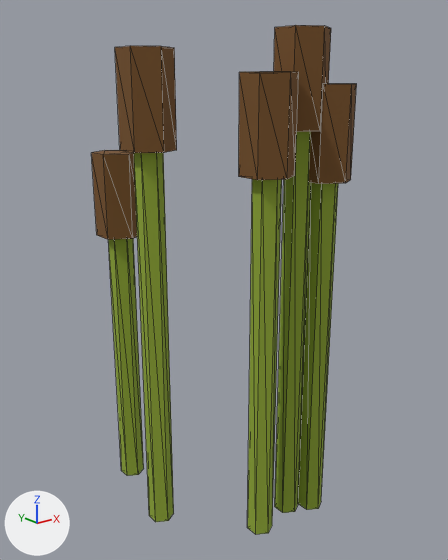
A saved change to the glTF model assets/3d/final/prop_reeds.glb.
Before and after are seen from a 50 mm camera at (-0.543, -0.725, 0.665) aimed at (0.033, -0.004, 0.377). The axes (+X, +Y, +Z) are drawn at lower left. The lights are the same throughout. The older version comes first. Mesh edges are drawn as thin lines.

Objects in the first picture: 'rds_head0', 'rds_head1', 'rds_head2', 'rds_head3', 'rds_head4', 'rds_stalk0', 'rds_stalk1', 'rds_stalk2', 'rds_stalk3', 'rds_stalk4'.
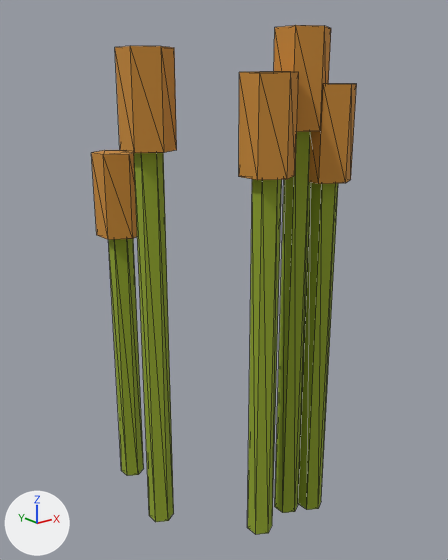
Changed parts and their boxes [x1, y1, x2, y2] in the pictures (448 x 560 px):
'rds_head0', recoloured (brown to orange)
    both: [239, 72, 299, 180]
'rds_head4', recoloured (brown to orange)
    both: [115, 46, 177, 153]
'rds_head2', recoloured (brown to orange)
    both: [274, 25, 331, 132]
'rds_head3', recoloured (brown to orange)
    both: [309, 84, 357, 184]
'rds_head1', recoloured (brown to orange)
    both: [91, 150, 137, 240]

Edits to the bpy script that builds the scene:
```text
Change mat_wood:
    mat_wood.base_color: (0.181, 0.0802, 0.0194) -> (0.584, 0.254, 0.0369)  # brown #765026 -> orange #c98a36
```
